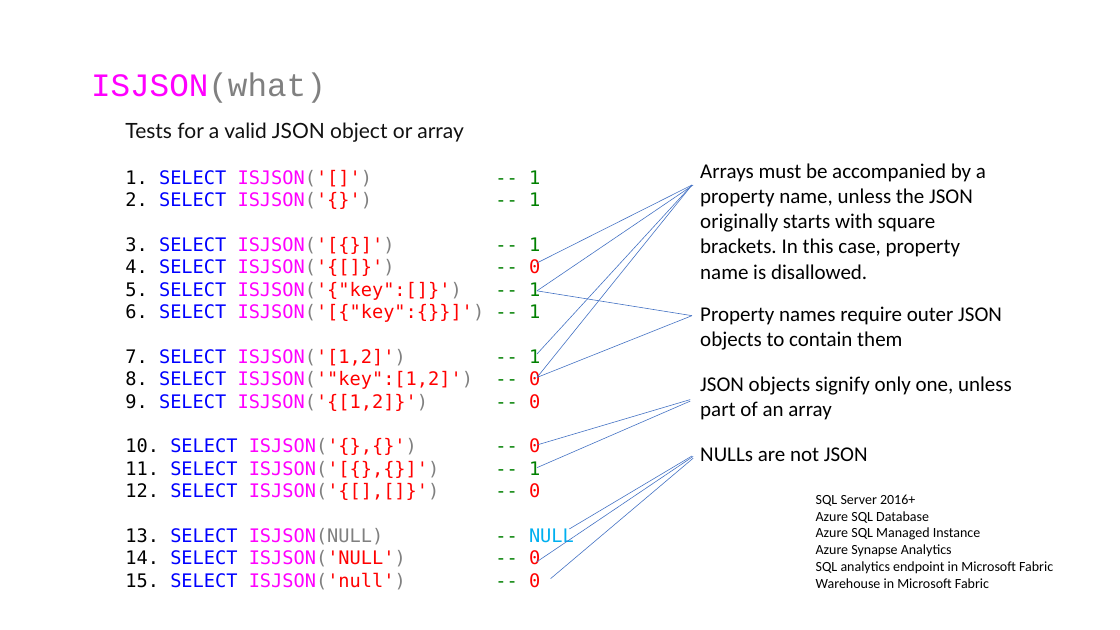
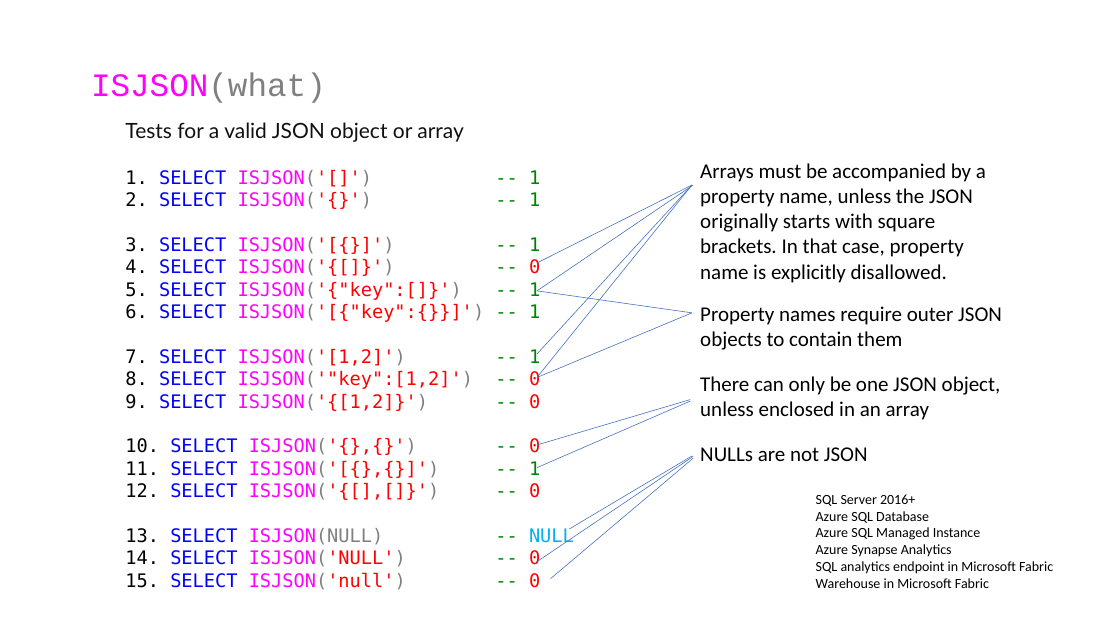
Before and after one commit to jbfoushee/MyPresentations, a slide deck: slide 32 of TSQL_JSON_Operators/TSQL_JSON_Operators.pptx. Drawn at 1120x630 pixels with LibreOffice and Linux fonts; fonts in the diff are those of the drawing. Boxes give left, top, right and bottom in pixels: in the first picture for what was removed or moved away, otherwise in the second. Text is boxed around its words. In the diff, an @@ line names an element or a change of style, - is before the commit and + after.

Commit message:
split JSON presentation

```diff
--- a/TSQL_JSON_Operators/TSQL_JSON_Operators.pptx
+++ b/TSQL_JSON_Operators/TSQL_JSON_Operators.pptx
@@ text at bbox=[700, 163, 986, 283]: text changed @@
-Arrays must be accompanied by a property name, unless the JSON originally starts with square brackets. In this case, property name is disallowed.
+Arrays must be accompanied by a property name, unless the JSON originally starts with square brackets. In that case, property name is explicitly disallowed.
@@ line moved from (537, 291) - (692, 316) to (537, 291) - (692, 313) @@
@@ line moved from (537, 377) - (692, 316) to (537, 377) - (692, 313) @@
@@ text at bbox=[700, 376, 1001, 420]: text changed @@
-JSON objects signify only one, unless part of an array
+There can only be one JSON object, unless enclosed in an array
```
Also in this commit, not shown: 27 other slides changed, 5 slides added, 34 slides removed, 5 other files.
